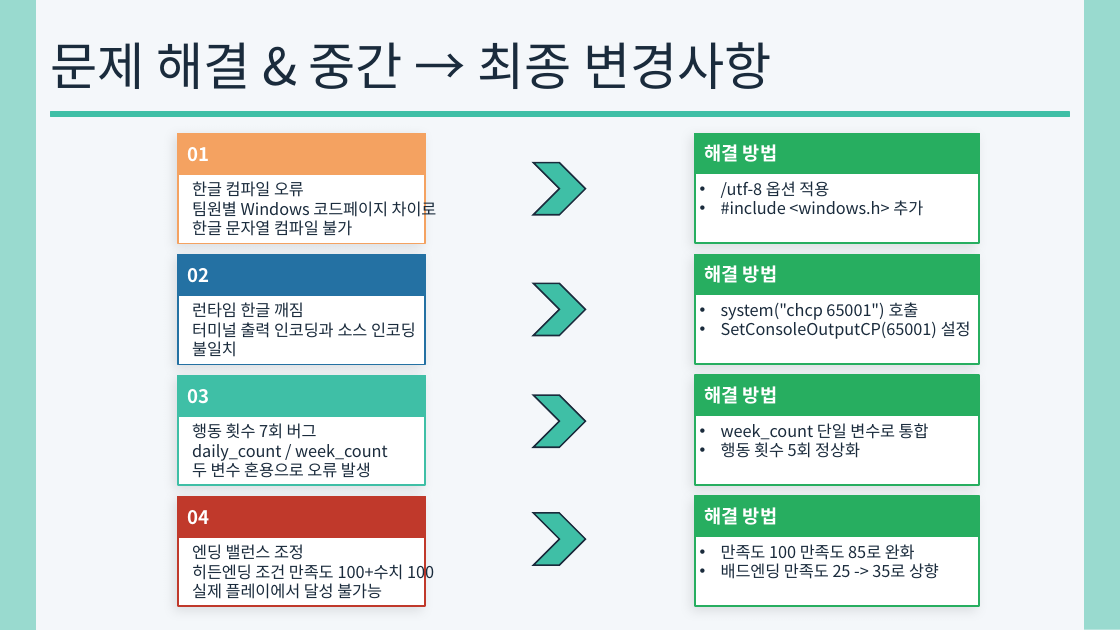
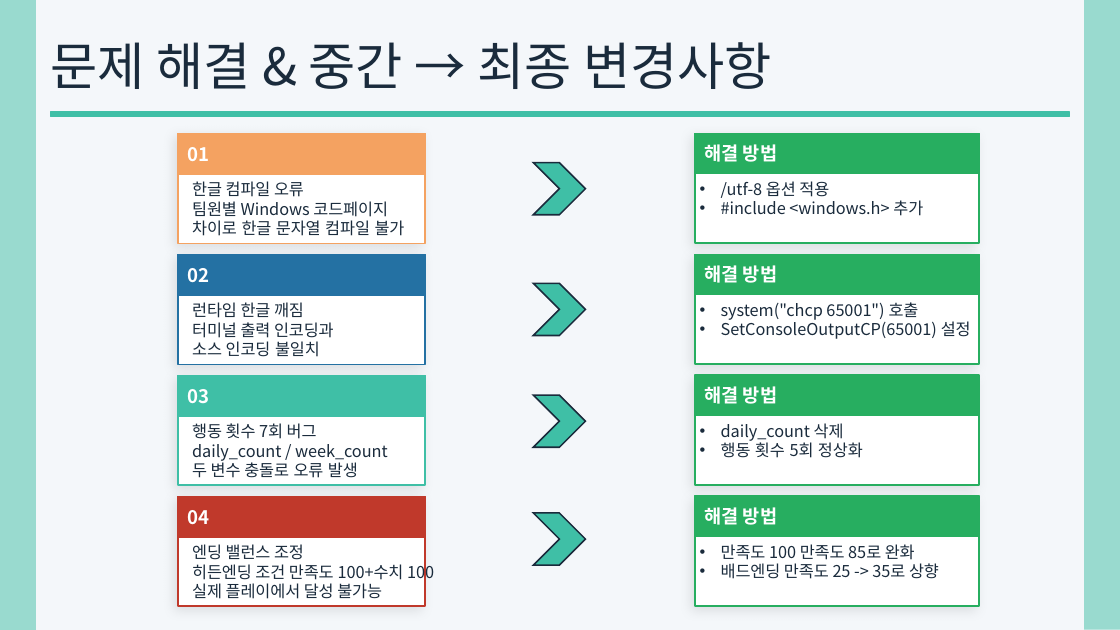
Before and after one commit to jun9yu-527/BirdRaise, a slide deck: slide 8 of 팀_RLCC_최종 발표.pptx. Drawn at 1120x630 pixels with LibreOffice and Linux fonts; fonts in the diff are those of the drawing. Boxes give left, top, right and bottom in pixels: in the first picture for what was removed or moved away, otherwise in the second. Text is boxed around its words. In the diff, an @@ line names an element or a change of style, - is before the commit and + after.

```diff
--- a/팀_RLCC_최종 발표.pptx
+++ b/팀_RLCC_최종 발표.pptx
@@ text at (192, 201, 405, 236): spaces changed @@
-팀원별 Windows 코드페이지 차이로
-한글 문자열 컴파일 불가
+팀원별 Windows 코드페이지
+차이로 한글 문자열 컴파일 불가
@@ text at (192, 322, 334, 357): spaces changed @@
-터미널 출력 인코딩과 소스 인코딩
-불일치
+터미널 출력 인코딩과
+소스 인코딩 불일치
@@ text at (721, 423, 844, 441): text changed @@
-• week_count 단일 변수로 통합
+• daily_count 삭제
@@ text at (192, 460, 358, 478): text changed @@
-두 변수 혼용으로 오류 발생
+두 변수 충돌로 오류 발생
```
Also in this commit, not shown: 6 other slides changed, 1 other file.
